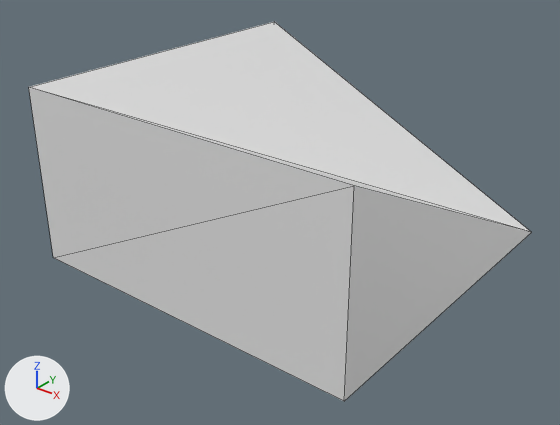
The Blender file res/blender/shapes/halfSlantCornerIn.blend, before and after one commit.
Rendered twice from a camera (50 mm lens) standing at (1.212, -1.608, 0.579) and looking at (-0.01, -0.081, -0.368). The axes (+X, +Y, +Z) are drawn at lower left. The lights are the same throughout. Mesh edges are drawn as thin lines.

Objects in the first picture: 'SHAPE'.
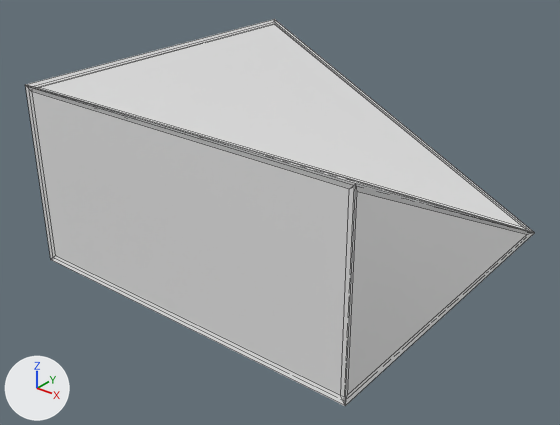
Boxes (x1, y1, x2, y2) around the edits, measured in the pictures (560 x 425 px):
'WireFrame', added: after (25, 19, 534, 406)

The change in detail:
Mesh me_cube_000 is new.
It has 38 vertices, 48 faces and spans x -0.506..0.507, y -0.506..0.507, z -0.506..0.007.
Object 'WireFrame' (ob_wireframe) is new; it shows me_cube_000.
Its location is (0.0, 0.0, 0.0).
